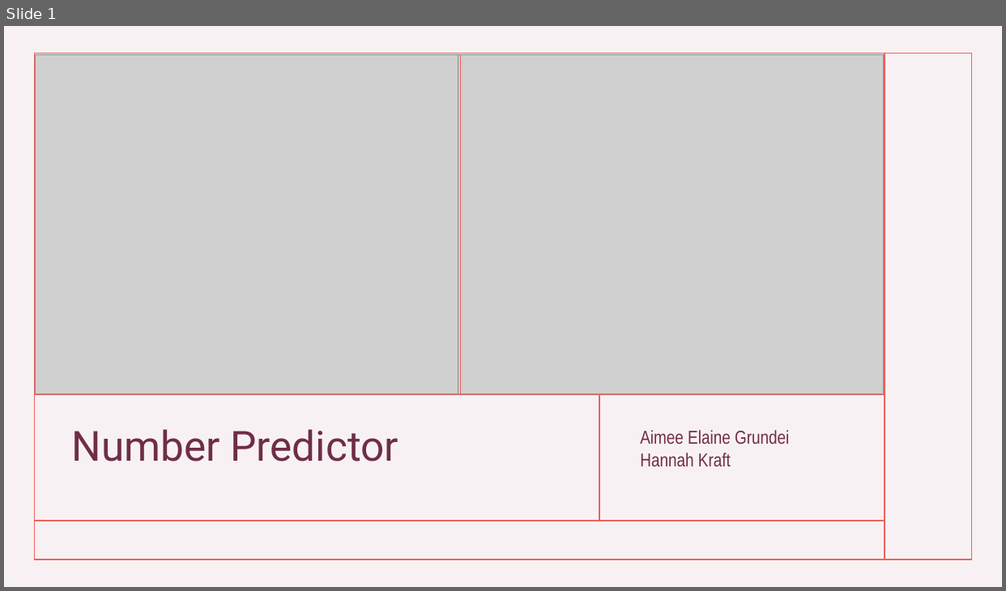
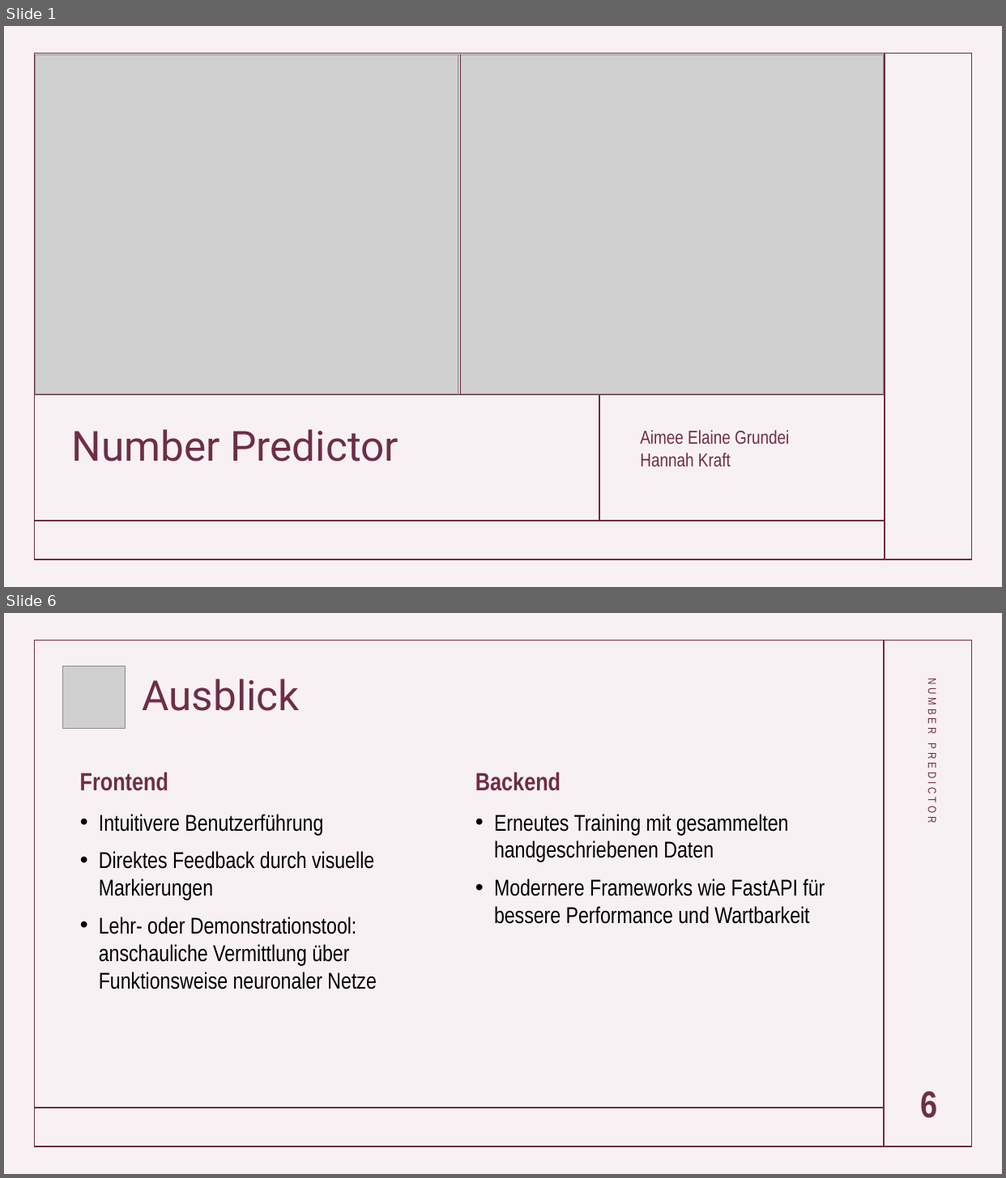
Before and after one commit to AimeeElaineGrundei/project_dski_mnist_dataset, a slide deck: project_documentation/presentation_project_dski.pptx. Shown one above the other, each under a label of ours: slide 1 before the commit, slides 1 and 6 after it; the slides between them are not shown. The pictures are 1006x591 and 1006x1178 pixels, drawn with LibreOffice and Linux fonts; fonts in the diff are those of the drawing; grey boxes stand for pictures. Boxes give left, top, right and bottom in pixels: in the first picture for what was removed or moved away, otherwise in the second. Text is boxed around its words. In the diff, an @@ line names an element or a change of style, - is before the commit and + after.

```diff
--- a/project_documentation/presentation_project_dski.pptx
+++ b/project_documentation/presentation_project_dski.pptx
@@ slide 6 added at box(4, 613, 1002, 1174), background #9E3E65 at 7% opacity; not listed: 1 template element that a slide beside it also shows @@
@@ line added from (884, 641) to (884, 1147), #6F2C47 1 pt @@
@@ picture added at box(63, 666, 126, 727) @@
@@ title added at box(142, 679, 299, 711), 40 pt, text #6F2D47 @@
+Ausblick
@@ text added at box(926, 683, 939, 821), 11 pt, text #6F2D47 @@
+NUMBER PREDICTOR
@@ text added at box(80, 772, 168, 791), 24 pt, text #6F2D47, bold @@
+Frontend
@@ text added at box(475, 772, 560, 791), 24 pt, text #6F2D47, bold @@
+Backend
@@ text added at box(99, 814, 376, 990), 22 pt, text #000000 @@
+• Intuitivere Benutzerführung
+• Direktes Feedback durch visuelle Markierungen
+• Lehr- oder Demonstrationstool: anschauliche Vermittlung über Funktionsweise neuronaler Netze
@@ text added at box(494, 814, 825, 924), 22 pt, text #000000 @@
+• Erneutes Training mit gesammelten handgeschriebenen Daten
+• Modernere Frameworks wie FastAPI für bessere Performance und Wartbarkeit
@@ page number added at box(920, 1091, 937, 1118), 36 pt, text #6F2D47, bold @@
+6
@@ line added from (35, 1108) to (884, 1108), #6F2C47 1 pt @@
@@ slide 1 changed as well @@
@@ rectangle at box(34, 54, 972, 561): outline #ED625F 1 pt to #6F2C47 1 pt @@
@@ line (461, 395) - (461, 54): stroke #ED625F 1 pt to #6F2D47 1 pt @@
@@ line (884, 54) - (884, 560): stroke #ED625F 1 pt to #6F2C47 1 pt @@
@@ line (34, 395) - (884, 395): stroke #ED625F 1 pt to #6F2C47 1 pt @@
@@ line (600, 395) - (600, 522): stroke #ED625F 1 pt to #6F2C47 1 pt @@
@@ line (34, 521) - (884, 521): stroke #ED625F 1 pt to #6F2C47 1 pt @@
```
Also in this commit, not shown: 5 other slides added, 11 slides removed.
